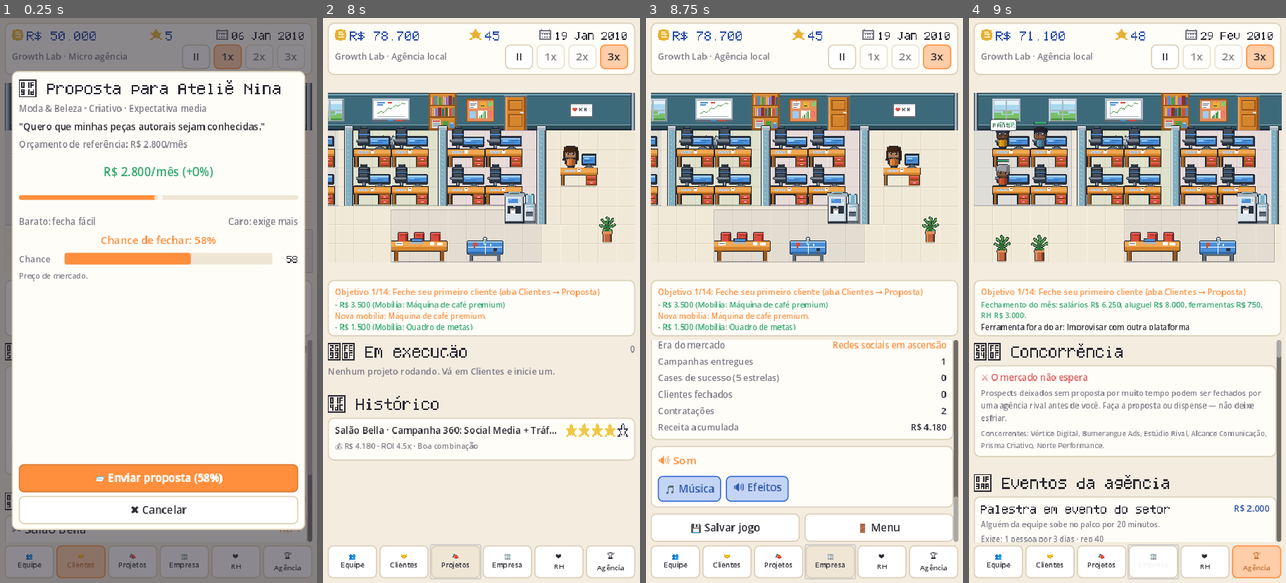
Above: before the commit, frames 1-4 (left to right).
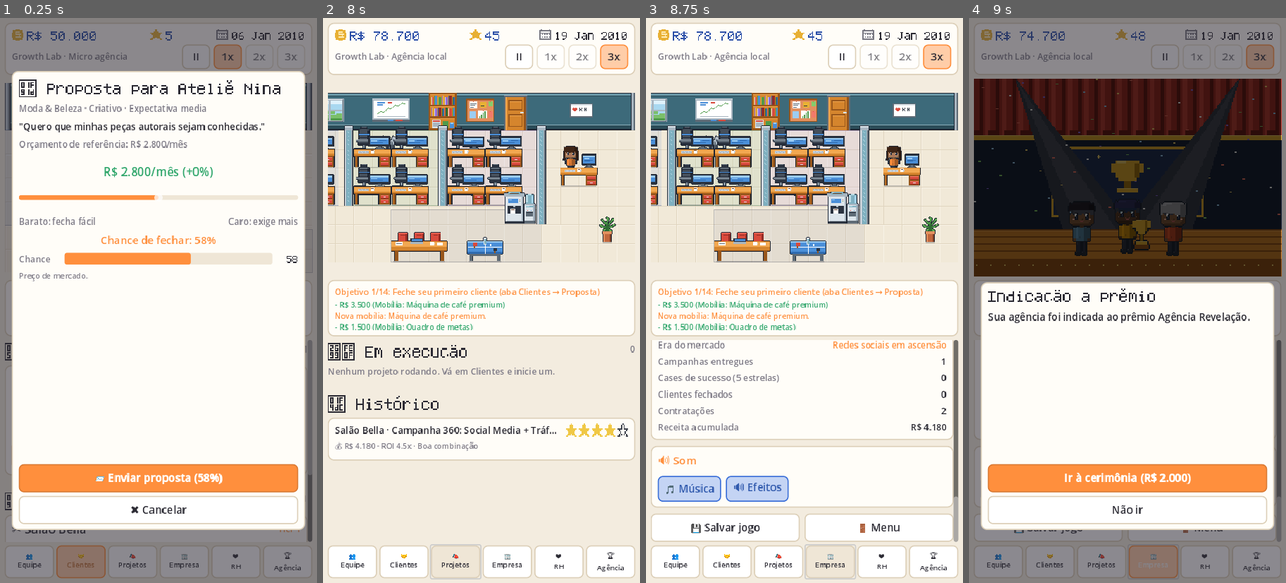
Above: after the commit, the same moments.

Repository: erikedusantanna/Growth-Story
Game: Godot game, scene res://tests/screenshot_tour.tscn
Two runs of this game, one before a commit and one after it. Both use one fixed random seed, a clock stepped at 60 frames per second and the inputs below. This scene is started directly instead of the project's main scene.
Inputs:
- Up to frame 1 (0.25 s): no input
- Up to frame 2 (8 s): click "II" at 0.5 s; click ">" at 1.25 s; click "1x" at 2 s; click "2x" at 2.75 s; click "3x" at 3.5 s; click "👥 Equipe" at 4.25 s; click "🤝 Clientes" at 5 s; click "🤝 Proposta (58%)" at 5.75 s; click "Escolher equipe e promover" at 6.5 s; click "📣 Projetos" at 7.25 s
- Up to frame 3 (8.75 s): click "🏢 Empresa" at 8 s
- Up to frame 4 (9 s): click "R$ 3.000" at 8.75 s

Frames 1-3 are identical in both runs. In frame 4, 75% of the frame differs, in the area x 0-100%, y 0-100%.

Commit message:
Cenas de evento: a câmera sai do escritório e mostra o time no palco
Eventos com peso narrativo deixam de ser só texto. Ao abrir um evento com
o campo `scene`, o painel do escritório é coberto por um cenário 270×168
em 2× (palco de premiação, auditório, estande de feira, meetup, estúdio de
podcast, sala de reunião com skyline, coletiva de imprensa) e a cena é
montada na hora com os personagens da própria agência — cabelos, óculos
e cores de cada um; a primeira pessoa segura o troféu no palco. O popup
do evento passa a abrir logo abaixo da cena, como um corte de câmera.

- `EventStage` (CanvasLayer 11, acima do escurecimento dos popups) lê
  `data/scenes.json`: fundo, marcas de posição (pés, direção, pose),
  adereços de primeiro plano (mesa longa, balcão, microfones) e o objeto
  que a protagonista segura.
- 10 eventos aleatórios (indicação a prêmio, festival internacional,
  viralizou, crise de reputação, cliente gigante, cliente internacional,
  investidor, aquisição, feira de talentos, workshop) e os 7 eventos da
  agência ganham cena.
- Fim de evento promovido: `AgencyEventSystem` emite
  `EventBus.agency_event_finished(ev, people, summary)` e o popup de
  resultado mostra quem foi e o que rendeu (antes ia só para o log).
- `EventSystem.trigger()` passa a preservar o campo `scene` no
  `pending_event` (era descartado ao montar o dicionário).
- Cenários e adereços gerados em `tools/gen_art.py` (`export_scenes`).
- Smoke test verifica cena aberta com atores, fechamento junto com o
  popup e resultado de evento da agência; o tour captura quatro cenas.

Co-Authored-By: Claude Fable 5.1 <noreply@anthropic.com>
Claude-Session: https://claude.ai/code/session_01VHKpn2xx3REFSoFH9J4JN9

Diff:
--- a/data/agency_events.json
+++ b/data/agency_events.json
@@ -1,26 +1,120 @@
 {
-  "unlock": {"reputation": 40},
+  "unlock": {
+    "reputation": 40
+  },
   "events": [
-    {"id": "palestra", "name": "Palestra em evento do setor", "desc": "Alguém da equipe sobe no palco por 20 minutos.",
-     "cost": 2000, "people": 1, "days": 3, "requires_rep": 40, "cooldown_days": 30,
-     "effects": {"reputation": 3, "prospects": 1}},
-    {"id": "feira_carreiras", "name": "Feira de carreiras", "desc": "Estande na universidade. Currículos aos montes.",
-     "cost": 3000, "people": 1, "days": 2, "requires_rep": 40, "cooldown_days": 60,
-     "effects": {"candidates": 3}},
-    {"id": "meetup", "name": "Meetup na agência", "desc": "Abre as portas para a comunidade por uma noite.",
-     "cost": 2500, "people": 0, "days": 1, "requires_rep": 40, "requires_office": 3, "cooldown_days": 45,
-     "effects": {"reputation": 2, "candidates": 2, "morale": 5, "delay_days": 1}},
-    {"id": "workshop", "name": "Workshop para empresários", "desc": "Meio dia ensinando o básico. Vira pipeline.",
-     "cost": 5000, "people": 2, "days": 4, "requires_rep": 45, "cooldown_days": 60,
-     "effects": {"reputation": 2, "prospects": 2}},
-    {"id": "podcast", "name": "Patrocínio de podcast", "desc": "Sua marca no intervalo do podcast de marketing mais ouvido.",
-     "cost": 8000, "people": 0, "days": 0, "requires_rep": 50, "cooldown_days": 90,
-     "effects": {"reputation": 4, "prospects": 1}},
-    {"id": "congresso", "name": "Estande em congresso", "desc": "Três pessoas, cinco dias, muitos cartões.",
-     "cost": 15000, "people": 3, "days": 5, "requires_rep": 55, "requires_office": 3, "cooldown_days": 120,
-     "effects": {"reputation": 6, "prospects": 2, "prospect_tier_bonus": 1}},
-    {"id": "palco_principal", "name": "Case no palco principal", "desc": "O maior evento do ano. Patrocinadores pagam para estar perto.",
-     "cost": 20000, "people": 2, "days": 4, "requires_rep": 70, "requires_office": 3, "cooldown_days": 180,
-     "effects": {"reputation": 8, "prospects": 2, "prospect_tier_bonus": 1, "money": 30000, "candidates": 2}}
+    {
+      "id": "palestra",
+      "name": "Palestra em evento do setor",
+      "desc": "Alguém da equipe sobe no palco por 20 minutos.",
+      "cost": 2000,
+      "people": 1,
+      "days": 3,
+      "requires_rep": 40,
+      "cooldown_days": 30,
+      "effects": {
+        "reputation": 3,
+        "prospects": 1
+      },
+      "scene": "auditorium"
+    },
+    {
+      "id": "feira_carreiras",
+      "name": "Feira de carreiras",
+      "desc": "Estande na universidade. Currículos aos montes.",
+      "cost": 3000,
+      "people": 1,
+      "days": 2,
+      "requires_rep": 40,
+      "cooldown_days": 60,
+      "effects": {
+        "candidates": 3
+      },
+      "scene": "booth"
+    },
+    {
+      "id": "meetup",
+      "name": "Meetup na agência",
+      "desc": "Abre as portas para a comunidade por uma noite.",
+      "cost": 2500,
+      "people": 0,
+      "days": 1,
+      "requires_rep": 40,
+      "requires_office": 3,
+      "cooldown_days": 45,
+      "effects": {
+        "reputation": 2,
+        "candidates": 2,
+        "morale": 5,
+        "delay_days": 1
+      },
+      "scene": "meetup"
+    },
+    {
+      "id": "workshop",
+      "name": "Workshop para empresários",
+      "desc": "Meio dia ensinando o básico. Vira pipeline.",
+      "cost": 5000,
+      "people": 2,
+      "days": 4,
+      "requires_rep": 45,
+      "cooldown_days": 60,
+      "effects": {
+        "reputation": 2,
+        "prospects": 2
+      },
+      "scene": "auditorium"
+    },
+    {
+      "id": "podcast",
+      "name": "Patrocínio de podcast",
+      "desc": "Sua marca no intervalo do podcast de marketing mais ouvido.",
+      "cost": 8000,
+      "people": 0,
+      "days": 0,
+      "requires_rep": 50,
+      "cooldown_days": 90,
+      "effects": {
+        "reputation": 4,
+        "prospects": 1
+      },
+      "scene": "studio"
+    },
+    {
+      "id": "congresso",
+      "name": "Estande em congresso",
+      "desc": "Três pessoas, cinco dias, muitos cartões.",
+      "cost": 15000,
+      "people": 3,
+      "days": 5,
+      "requires_rep": 55,
+      "requires_office": 3,
+      "cooldown_days": 120,
+      "effects": {
+        "reputation": 6,
+        "prospects": 2,
+        "prospect_tier_bonus": 1
+      },
+      "scene": "booth"
+    },
+    {
+      "id": "palco_principal",
+      "name": "Case no palco principal",
+      "desc": "O maior evento do ano. Patrocinadores pagam para estar perto.",
+      "cost": 20000,
+      "people": 2,
+      "days": 4,
+      "requires_rep": 70,
+      "requires_office": 3,
+      "cooldown_days": 180,
+      "effects": {
+        "reputation": 8,
+        "prospects": 2,
+        "prospect_tier_bonus": 1,
+        "money": 30000,
+        "candidates": 2
+      },
+      "scene": "stage"
+    }
   ]
 }
--- a/data/events.json
+++ b/data/events.json
@@ -240,7 +240,8 @@
             }
           ]
         }
-      ]
+      ],
+      "scene": "stage"
     },
     {
       "id": "aquisicao",
@@ -300,7 +301,8 @@
             }
           ]
         }
-      ]
+      ],
+      "scene": "boardroom"
     },
     {
       "id": "logo_maior",
@@ -364,7 +366,8 @@
             }
           ]
         }
-      ]
+      ],
+      "scene": "press"
     },
     {
       "id": "estagiario_genial",
@@ -574,7 +577,8 @@
           "label": "Todo mundo está ocupado",
           "effects": []
         }
-      ]
+      ],
+      "scene": "auditorium"
     },
     {
       "id": "crise_reputacao",
@@ -619,7 +623,8 @@
             }
           ]
         }
-      ]
+      ],
+      "scene": "press"
     },
     {
       "id": "cliente_gigante",
@@ -645,7 +650,8 @@
           "label": "Ainda não é o momento",
           "effects": []
         }
-      ]
+      ],
+      "scene": "boardroom"
     },
     {
       "id": "parceria",
@@ -769,7 +775,8 @@
           "label": "Não temos tempo",
           "effects": []
         }
-      ]
+      ],
+      "scene": "booth"
     },
     {
       "id": "cliente_internacional",
@@ -809,7 +816,8 @@
             }
           ]
         }
-      ]
+      ],
+      "scene": "boardroom"
     },
     {
       "id": "boom_ia_generativa",
@@ -906,7 +914,8 @@
             }
           ]
         }
-      ]
+      ],
+      "scene": "stage"
     },
     {
       "id": "concorrente_cresce",
@@ -990,7 +999,8 @@
             }
           ]
         }
-      ]
+      ],
+      "scene": "boardroom"
     },
     {
       "id": "reuniao_desnecessaria",
--- /dev/null
+++ b/data/scenes.json
@@ -0,0 +1,293 @@
+{
+  "scenes": {
+    "stage": {
+      "backdrop": "stage",
+      "hold": "trophy",
+      "hold_offset": [
+        4,
+        -30
+      ],
+      "marks": [
+        [
+          135,
+          150,
+          "front"
+        ],
+        [
+          96,
+          152,
+          "front"
+        ],
+        [
+          174,
+          152,
+          "front"
+        ],
+        [
+          64,
+          156,
+          "right"
+        ],
+        [
+          206,
+          156,
+          "left"
+        ],
+        [
+          116,
+          162,
+          "front"
+        ],
+        [
+          154,
+          162,
+          "front"
+        ]
+      ]
+    },
+    "auditorium": {
+      "backdrop": "auditorium",
+      "marks": [
+        [
+          135,
+          132,
+          "front"
+        ],
+        [
+          176,
+          134,
+          "front"
+        ],
+        [
+          96,
+          134,
+          "front"
+        ],
+        [
+          212,
+          136,
+          "left"
+        ],
+        [
+          64,
+          136,
+          "right"
+        ]
+      ]
+    },
+    "booth": {
+      "backdrop": "booth",
+      "front": [
+        {
+          "sprite": "counter",
+          "x": 60,
+          "y": 112
+        }
+      ],
+      "marks": [
+        [
+          110,
+          128,
+          "front"
+        ],
+        [
+          152,
+          128,
+          "front"
+        ],
+        [
+          82,
+          130,
+          "right"
+        ],
+        [
+          180,
+          130,
+          "left"
+        ],
+        [
+          131,
+          132,
+          "front"
+        ],
+        [
+          40,
+          158,
+          "left"
+        ],
+        [
+          230,
+          158,
+          "right"
+        ]
+      ]
+    },
+    "meetup": {
+      "backdrop": "meetup",
+      "marks": [
+        [
+          62,
+          130,
+          "right"
+        ],
+        [
+          100,
+          126,
+          "left"
+        ],
+        [
+          150,
+          140,
+          "front"
+        ],
+        [
+          190,
+          150,
+          "left"
+        ],
+        [
+          42,
+          158,
+          "front"
+        ],
+        [
+          232,
+          140,
+          "right"
+        ],
+        [
+          122,
+          160,
+          "back"
+        ]
+      ]
+    },
+    "studio": {
+      "backdrop": "studio",
+      "front": [
+        {
+          "sprite": "table_long",
+          "x": 35,
+          "y": 118
+        },
+        {
+          "sprite": "mic_stand",
+          "x": 94,
+          "y": 82
+        },
+        {
+          "sprite": "mic_stand",
+          "x": 166,
+          "y": 82
+        }
+      ],
+      "marks": [
+        [
+          104,
+          134,
+          "front",
+          "sit"
+        ],
+        [
+          170,
+          134,
+          "front",
+          "sit"
+        ],
+        [
+          137,
+          138,
+          "front",
+          "sit"
+        ]
+      ]
+    },
+    "boardroom": {
+      "backdrop": "boardroom",
+      "front": [
+        {
+          "sprite": "table_long",
+          "x": 35,
+          "y": 104
+        }
+      ],
+      "marks": [
+        [
+          80,
+          122,
+          "front",
+          "sit"
+        ],
+        [
+          136,
+          122,
+          "front",
+          "sit"
+        ],
+        [
+          192,
+          122,
+          "front",
+          "sit"
+        ],
+        [
+          50,
+          162,
+          "back"
+        ],
+        [
+          222,
+          162,
+          "back"
+        ]
+      ]
+    },
+    "press": {
+      "backdrop": "press",
+      "front": [
+        {
+          "sprite": "mic_stand",
+          "x": 122,
+          "y": 108
+        },
+        {
+          "sprite": "mic_stand",
+          "x": 144,
+          "y": 114
+        },
+        {
+          "sprite": "mic_stand",
+          "x": 100,
+          "y": 116
+        }
+      ],
+      "marks": [
+        [
+          135,
+          140,
+          "front"
+        ],
+        [
+          94,
+          142,
+          "front"
+        ],
+        [
+          176,
+          142,
+          "front"
+        ],
+        [
+          58,
+          148,
+          "front"
+        ],
+        [
+          212,
+          148,
+          "front"
+        ]
+      ]
+    }
+  }
+}
--- a/src/core/content_db.gd
+++ b/src/core/content_db.gd
@@ -26,6 +26,7 @@
 var eras: Array = []
 var departments: Dictionary = {}
 var competitors: Dictionary = {}
+var scenes: Dictionary = {}          # cenários de evento (data/scenes.json)
 
 
 func load_all() -> void:
@@ -59,6 +60,7 @@
 	furniture = _load_json("res://data/furniture.json")
 	agency_events = _load_json("res://data/agency_events.json")
 	eras = _load_json("res://data/eras.json").get("eras", [])
+	scenes = _load_json("res://data/scenes.json").get("scenes", {})
 	departments = _load_json("res://data/departments.json")
 	competitors = _load_json("res://data/competitors.json")
 
--- a/src/core/event_bus.gd
+++ b/src/core/event_bus.gd
@@ -19,6 +19,7 @@
 signal project_completed(project, result: Dictionary)
 signal retainer_offer(client, project)
 signal event_triggered(event: Dictionary)
+signal agency_event_finished(event: Dictionary, people: Array, summary: String)  # evento promovido terminou
 signal game_over(reason: String)
 signal office_feedback(employee_id: int, text: String, kind: String)  # balão/número flutuante sobre o personagem
 signal game_started()
--- /dev/null
+++ b/src/office/event_stage.gd
@@ -0,0 +1,117 @@
+class_name EventStage
+extends Control
+## "Corte de câmera": cobre o painel do escritório com um cenário (palco, auditório, estande,
+## estúdio, sala de reunião, coletiva) e monta a cena com os personagens da própria agência.
+## Os cenários e as marcas de posição vêm de data/scenes.json (270×168, exibidos em 2×).
+
+const SCALE := 2.0
+const SCENE_SIZE := Vector2(270, 168)
+const CUT_TIME := 0.3
+
+var world: Node2D
+var backdrop: Sprite2D
+var actors: Node2D
+var front: Node2D
+var fade: ColorRect
+var current_kind := ""
+
+
+func _ready() -> void:
+	clip_contents = true
+	mouse_filter = Control.MOUSE_FILTER_STOP
+	visible = false
+	var bg := ColorRect.new()
+	bg.color = Color(0.11, 0.14, 0.22)
+	bg.set_anchors_and_offsets_preset(Control.PRESET_FULL_RECT)
+	add_child(bg)
+	world = Node2D.new()
+	world.scale = Vector2(SCALE, SCALE)
+	add_child(world)
+	backdrop = Sprite2D.new()
+	backdrop.centered = false
+	world.add_child(backdrop)
+	actors = Node2D.new()
+	actors.y_sort_enabled = true
+	world.add_child(actors)
+	front = Node2D.new()
+	world.add_child(front)
+	fade = ColorRect.new()
+	fade.color = Color.BLACK
+	fade.set_anchors_and_offsets_preset(Control.PRESET_FULL_RECT)
+	fade.mouse_filter = Control.MOUSE_FILTER_IGNORE
+	fade.modulate.a = 0.0
+	add_child(fade)
+	resized.connect(_center)
+
+
+func _center() -> void:
+	world.position = Vector2(floorf((size.x - SCENE_SIZE.x * SCALE) * 0.5), floorf((size.y - SCENE_SIZE.y * SCALE) * 0.5))
+
+
+## Mostra o cenário `kind` com as pessoas dadas (a primeira é a protagonista: recebe o troféu, se houver).
+func show_scene(kind: String, employees: Array) -> void:
+	var def: Dictionary = Game.content.scenes.get(kind, {})
+	if def.is_empty():
+		return
+	current_kind = kind
+	_build(def, employees)
+	_center()
+	visible = true
+	fade.modulate.a = 1.0
+	var tween := create_tween()
+	tween.tween_property(fade, "modulate:a", 0.0, CUT_TIME).set_ease(Tween.EASE_OUT)
+
+
+func hide_scene() -> void:
+	if not visible:
+		return
+	visible = false
+	current_kind = ""
+	UIKit.clear(actors)
+	UIKit.clear(front)
+
+
+func actor_count() -> int:
+	return actors.get_child_count()
+
+
+func _build(def: Dictionary, employees: Array) -> void:
+	UIKit.clear(actors)
+	UIKit.clear(front)
+	backdrop.texture = load("res://assets/art/scenes/%s.png" % String(def.get("backdrop", "stage")))
+	var marks: Array = def.get("marks", [])
+	var count: int = mini(marks.size(), employees.size())
+	for i in count:
+		var mark: Array = marks[i]
+		var e: Employee = employees[i]
+		var w := Worker.new()
+		w.setup(e, Vector2(float(mark[0]), float(mark[1])), [], e.id * 31 + 7)
+		w.static_pose = true
+		w.sitting = mark.size() > 3 and String(mark[3]) == "sit"
+		w.facing = _facing(String(mark[2]) if mark.size() > 2 else "front")
+		actors.add_child(w)
+		if i == 0 and def.has("hold"):
+			var prop := Sprite2D.new()
+			prop.texture = load("res://assets/art/scenes/%s.png" % String(def["hold"]))
+			prop.centered = false
+			var off: Array = def.get("hold_offset", [4, -30])
+			prop.position = Vector2(float(off[0]), float(off[1]))
+			w.add_child(prop)
+	for p in def.get("front", []):
+		var s := Sprite2D.new()
+		s.texture = load("res://assets/art/scenes/%s.png" % String(p.get("sprite", "")))
+		s.centered = false
+		s.position = Vector2(float(p.get("x", 0)), float(p.get("y", 0)))
+		front.add_child(s)
+
+
+func _facing(name: String) -> int:
+	match name:
+		"back":
+			return Worker.Dir.BACK
+		"left":
+			return Worker.Dir.LEFT
+		"right":
+			return Worker.Dir.RIGHT
+		_:
+			return Worker.Dir.FRONT
--- a/src/systems/agency_event_system.gd
+++ b/src/systems/agency_event_system.gd
@@ -88,7 +88,7 @@
 	return {"ok": true, "reason": ""}
 
 
-func _apply_effects(ev: Dictionary) -> void:
+func _apply_effects(ev: Dictionary) -> String:
 	var st: GameState = game.state
 	var fx: Dictionary = ev.get("effects", {})
 	var parts: Array = []
@@ -113,6 +113,7 @@
 	if int(fx.get("delay_days", 0)) > 0:
 		game.projects.delay_all(int(fx["delay_days"]))
 	game.add_log("Resultado do evento %s: %s." % [ev["name"], ", ".join(parts)], "unlock")
+	return ", ".join(parts)
 
 
 func on_day() -> void:
@@ -120,13 +121,16 @@
 	var finished: Array = st.agency_events.filter(func(r): return int(r.get("ends_day", 0)) <= st.day)
 	for r in finished:
 		var ev := event_by_id(String(r.get("id", "")))
+		var summary := ""
 		if not ev.is_empty():
-			_apply_effects(ev)
+			summary = _apply_effects(ev)
 		for id in r.get("people", []):
 			var e: Employee = st.employee_by_id(int(id))
 			if e != null and e.busy_reason == "Em evento":
 				e.busy_until = st.day - 1
 				e.busy_reason = ""
+		if not ev.is_empty():
+			EventBus.agency_event_finished.emit(ev, r.get("people", []), summary)
 	if not finished.is_empty():
 		st.agency_events = st.agency_events.filter(func(r): return int(r.get("ends_day", 0)) > st.day)
 		EventBus.state_changed.emit()
--- a/src/systems/event_system.gd
+++ b/src/systems/event_system.gd
@@ -52,7 +52,7 @@
 		targets["client_id"] = c.id
 		text = text.replace("{random_client}", c.name)
 	st.pending_event = {"id": ev["id"], "title": ev.get("title", "Evento"), "text": text,
-		"choices": ev.get("choices", []), "targets": targets}
+		"choices": ev.get("choices", []), "targets": targets, "scene": ev.get("scene", "")}
 	st.last_event_day = st.day
 	st.events_seen[ev["id"]] = int(st.events_seen.get(ev["id"], 0)) + 1
 	st.events_last_day[ev["id"]] = st.day
--- a/src/ui/main.gd
+++ b/src/ui/main.gd
@@ -12,6 +12,7 @@
 var screens: Dictionary = {}
 var nav_buttons: Dictionary = {}
 var popups: Popups
+var event_stage: EventStage
 var title_screen: TitleScreen
 var current_screen := "clients"
 
@@ -88,6 +89,11 @@
 
 	popups = Popups.new()
 	add_child(popups)
+	var stage_layer := CanvasLayer.new()
+	stage_layer.layer = 11   # acima do escurecimento dos popups
+	add_child(stage_layer)
+	event_stage = EventStage.new()
+	stage_layer.add_child(event_stage)
 
 	title_screen = TitleScreen.new()
 	title_screen.start_requested.connect(_on_game_started)
@@ -111,6 +117,22 @@
 			b.remove_theme_stylebox_override("normal")
 			b.remove_theme_color_override("font_color")
 	screens[name].refresh()
+
+
+## Corte de câmera: o cenário do evento cobre exatamente o painel do escritório.
+func show_event_scene(kind: String, employees: Array) -> void:
+	event_stage.global_position = office_view.global_position
+	event_stage.size = office_view.size
+	event_stage.show_scene(kind, employees)
+
+
+func hide_event_scene() -> void:
+	event_stage.hide_scene()
+
+
+## Altura em que um popup deve começar para não cobrir a cena do evento.
+func below_office_y() -> float:
+	return office_view.global_position.y + office_view.size.y + 10.0
 
 
 func show_title() -> void:
--- a/src/ui/popups/popups.gd
+++ b/src/ui/popups/popups.gd
@@ -22,6 +22,7 @@
 	holder.mouse_filter = Control.MOUSE_FILTER_IGNORE
 	add_child(holder)
 	EventBus.event_triggered.connect(show_event)
+	EventBus.agency_event_finished.connect(show_agency_result)
 	EventBus.project_completed.connect(show_result)
 	EventBus.game_over.connect(show_game_over)
 
@@ -41,6 +42,9 @@
 
 
 func close() -> void:
+	var m = _main()
+	if m != null:
+		m.hide_event_scene()
 	if current != null:
 		current.queue_free()
 		current = null
@@ -53,13 +57,13 @@
 
 
 ## Painel padrão: título, corpo rolável e barra de botões.
-func _panel(title: String) -> Dictionary:
+func _panel(title: String, top: float = 90.0) -> Dictionary:
 	var panel := PanelContainer.new()
 	panel.theme = UIKit.theme()
 	panel.set_anchors_and_offsets_preset(Control.PRESET_FULL_RECT)
 	panel.offset_left = 20
 	panel.offset_right = -20
-	panel.offset_top = 90
+	panel.offset_top = top
 	panel.offset_bottom = -90
 	var v := UIKit.vbox(10)
 	panel.add_child(v)
@@ -93,9 +97,23 @@
 		return parts.panel)
 
 
+func _main():
+	return get_tree().get_first_node_in_group("main")   # Variant: a cena principal expõe show_event_scene/hide_event_scene
+
+
+## Abre a cena do evento (se houver) e devolve a altura em que o popup deve começar.
+func _scene_top(ev: Dictionary, employees: Array) -> float:
+	var kind := String(ev.get("scene", ""))
+	var m = _main()
+	if kind == "" or m == null or employees.is_empty():
+		return 90.0
+	m.show_event_scene(kind, employees)
+	return m.below_office_y()
+
+
 func show_event(ev: Dictionary) -> void:
 	_open(func():
-		var parts := _panel(ev.get("title", "Evento"))
+		var parts := _panel(ev.get("title", "Evento"), _scene_top(ev, Game.state.employees))
 		parts.body.add_child(UIKit.label(ev.get("text", ""), 17, UIKit.COLOR_TEXT, true))
 		var choices: Array = ev.get("choices", [])
 		for i in choices.size():
@@ -107,6 +125,24 @@
 			parts.buttons.add_child(UIKit.button("OK", func():
 				close()
 				Game.resolve_event(0), true))
+		return parts.panel)
+
+
+## Fim de um evento promovido pela agência: a cena mostra quem foi e o resumo do que rendeu.
+func show_agency_result(ev: Dictionary, people: Array, summary: String) -> void:
+	_open(func():
+		var team: Array = []
+		for id in people:
+			var e: Employee = Game.state.employee_by_id(int(id))
+			if e != null:
+				team.append(e)
+		if team.is_empty():
+			team = Game.state.employees.duplicate()
+		var parts := _panel("🎪 %s" % String(ev.get("name", "Evento")), _scene_top(ev, team))
+		parts.body.add_child(UIKit.label(String(ev.get("desc", "")), 16, UIKit.COLOR_TEXT, true))
+		if summary != "":
+			parts.body.add_child(UIKit.label("Rendeu: %s." % summary, 16, UIKit.COLOR_GREEN, true))
+		parts.buttons.add_child(UIKit.button("➡️ Continuar", close, true))
 		return parts.panel)
 
 
--- a/tests/screenshot_tour.gd
+++ b/tests/screenshot_tour.gd
@@ -128,6 +128,22 @@
 	main.popups.close()
 	Game.resolve_event(0)
 	await _settle()
+	# cenas de evento: a câmera sai do escritório e vai para o palco / auditório / coletiva
+	for pair in [["premio", "09b_cena_premio"], ["viralizou", "09c_cena_coletiva"], ["investidor_de_peso", "09d_cena_reuniao"]]:
+		var ev: Dictionary = Game.content.events.filter(func(e): return e.get("id", "") == pair[0])[0]
+		Game.events.trigger(ev)
+		await _frames(3)
+		await get_tree().create_timer(0.4).timeout
+		await _shot(pair[1])
+		main.popups.close()
+		Game.resolve_event(0)
+		await _settle()
+	main.popups.show_agency_result(Game.agency_events.event_by_id("palestra"), [st.employees[0].id, st.employees[1].id], "+6 reputação, 1 prospect")
+	await _frames(3)
+	await get_tree().create_timer(0.4).timeout
+	await _shot("09e_cena_palestra")
+	main.popups.close()
+	await _settle()
 	if st.running_projects().is_empty():
 		var c2 := _second_client()
 		Game.projects.create_project(c2, ["social_media"], [st.employees[0].id])
--- a/tests/ui_smoke_test.gd
+++ b/tests/ui_smoke_test.gd
@@ -96,6 +96,22 @@
 	await get_tree().process_frame
 	print("  popup de escolha de pessoas: %s" % main.popups.is_open())
 	main.popups.close()
+	# cena de evento: a "câmera" troca o escritório pelo palco com o time
+	var premio: Dictionary = Game.content.events.filter(func(e): return e.get("id", "") == "premio")[0]
+	Game.events.trigger(premio)
+	await get_tree().process_frame
+	var scene_seen: bool = main.event_stage.visible and main.event_stage.actor_count() > 0
+	print("  cena do evento '%s': visível=%s · atores=%d · cenário=%s" % [premio.get("id"), main.event_stage.visible, main.event_stage.actor_count(), main.event_stage.current_kind])
+	main.popups.close()
+	Game.resolve_event(0)
+	await get_tree().process_frame
+	var scene_hidden: bool = not main.event_stage.visible
+	print("  cena fechou junto com o popup: %s" % scene_hidden)
+	main.popups.show_agency_result(Game.agency_events.event_by_id("palco_principal"), [Game.state.employees[0].id], "+8 reputação")
+	await get_tree().process_frame
+	var agency_scene: bool = main.event_stage.visible and main.event_stage.current_kind == "stage"
+	print("  resultado de evento da agência com cena: %s" % agency_scene)
+	main.popups.close()
 	main.show_screen("company")
 	await get_tree().process_frame
 	# avança o tempo pelo _process real (manual_time = false) e resolve eventos automaticamente
@@ -115,6 +131,6 @@
 	main.show_title()
 	await get_tree().process_frame
 	print("  workers no escritório: %d" % main.office_view.workers.size())
-	var ok: bool = Game.state.day >= 30 and main.office_view.workers.size() == Game.state.employees.size() and training_seen
+	var ok: bool = Game.state.day >= 30 and main.office_view.workers.size() == Game.state.employees.size() and training_seen and scene_seen and scene_hidden and agency_scene
 	print("[%s] UI smoke" % ("OK" if ok else "FALHA"))
 	get_tree().quit(0 if ok else 1)
Binary file added: assets/art/scenes/auditorium.png
Not shown, added: assets/art/scenes/auditorium.png.import
Binary file added: assets/art/scenes/boardroom.png
Not shown, added: assets/art/scenes/boardroom.png.import
Binary file added: assets/art/scenes/booth.png
Not shown, added: assets/art/scenes/booth.png.import
Binary file added: assets/art/scenes/counter.png
Not shown, added: assets/art/scenes/counter.png.import
Binary file added: assets/art/scenes/lectern.png
Not shown, added: assets/art/scenes/lectern.png.import
Binary file added: assets/art/scenes/meetup.png
Not shown, added: assets/art/scenes/meetup.png.import
(and 15 more such lines)
